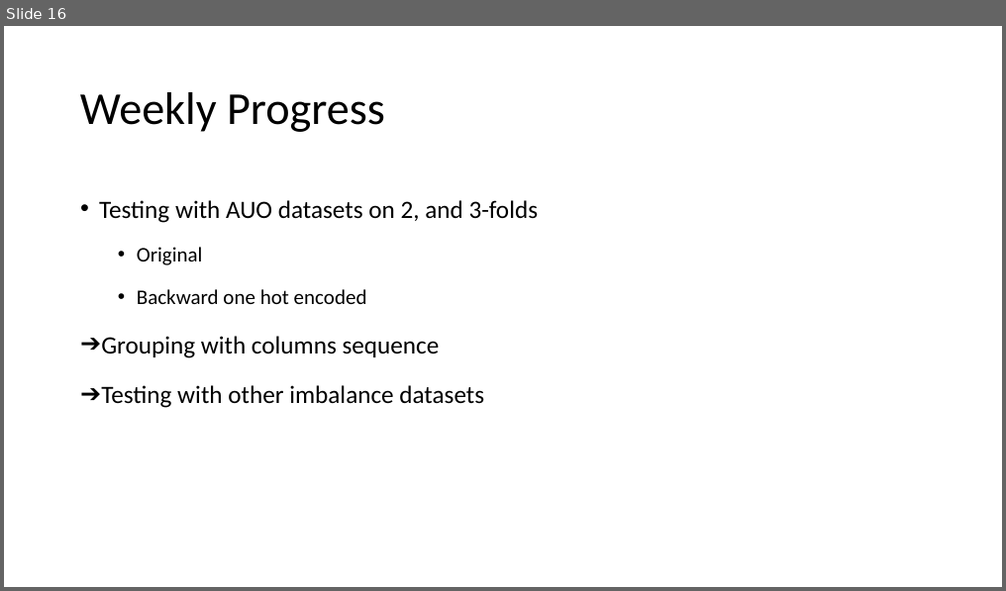
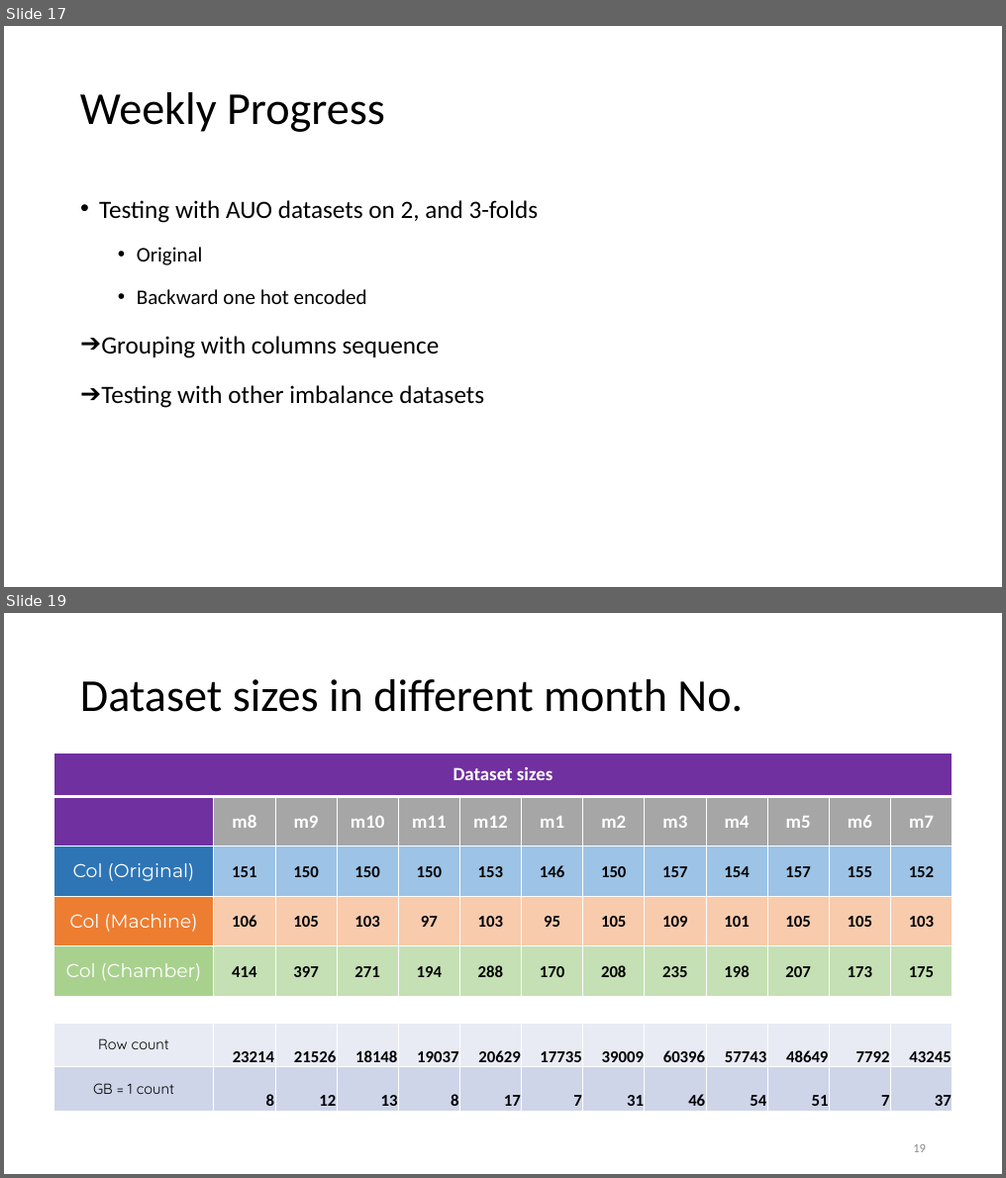
Before and after one commit to R64825/NTUIIE-Research, a slide deck: ppt/2022-10 meeting.pptx. Shown one above the other, each under a label of ours: slide 16 before the commit, slides 17 and 19 after it; the slides between them are not shown. The pictures are 1006x591 and 1006x1178 pixels, drawn with LibreOffice and Linux fonts; fonts in the diff are those of the drawing. Boxes give left, top, right and bottom in pixels: in the first picture for what was removed or moved away, otherwise in the second. Text is boxed around its words. In the diff, an @@ line names an element or a change of style, - is before the commit and + after.

```diff
--- a/ppt/2022-10 meeting.pptx
+++ b/ppt/2022-10 meeting.pptx
@@ slide 19 added at <box>4,613,1002,1174</box>, background #FFFFFF @@
@@ title added at <box>80,679,743,712</box>, 44 pt, text #000000 @@
+Dataset sizes in different month No.
@@ table added at <box>54,753,951,1111</box>, 8 rows, 13 columns @@
+Dataset sizes |  |  |  |  |  |  |  |  |  |  |  | 
+ | m8 | m9 | m10 | m11 | m12 | m1 | m2 | m3 | m4 | m5 | m6 | m7
+Col (Original) | 151 | 150 | 150 | 150 | 153 | 146 | 150 | 157 | 154 | 157 | 155 | 152
+Col (Machine) | 106 | 105 | 103 | 97 | 103 | 95 | 105 | 109 | 101 | 105 | 105 | 103
+Col (Chamber) | 414 | 397 | 271 | 194 | 288 | 170 | 208 | 235 | 198 | 207 | 173 | 175
+ |  |  |  |  |  |  |  |  |  |  |  | 
+Row count | 23214 | 21526 | 18148 | 19037 | 20629 | 17735 | 39009 | 60396 | 57743 | 48649 | 7792 | 43245
+GB = 1 count | 8 | 12 | 13 | 8 | 17 | 7 | 31 | 46 | 54 | 51 | 7 | 37
@@ page number added at <box>913,1145,926,1153</box>, 12 pt, text #8C8C8C @@
+19
@@ what was slide 16 is now slide 17 @@
```
Also in this commit, not shown: 5 other slides added, 5 other files.
